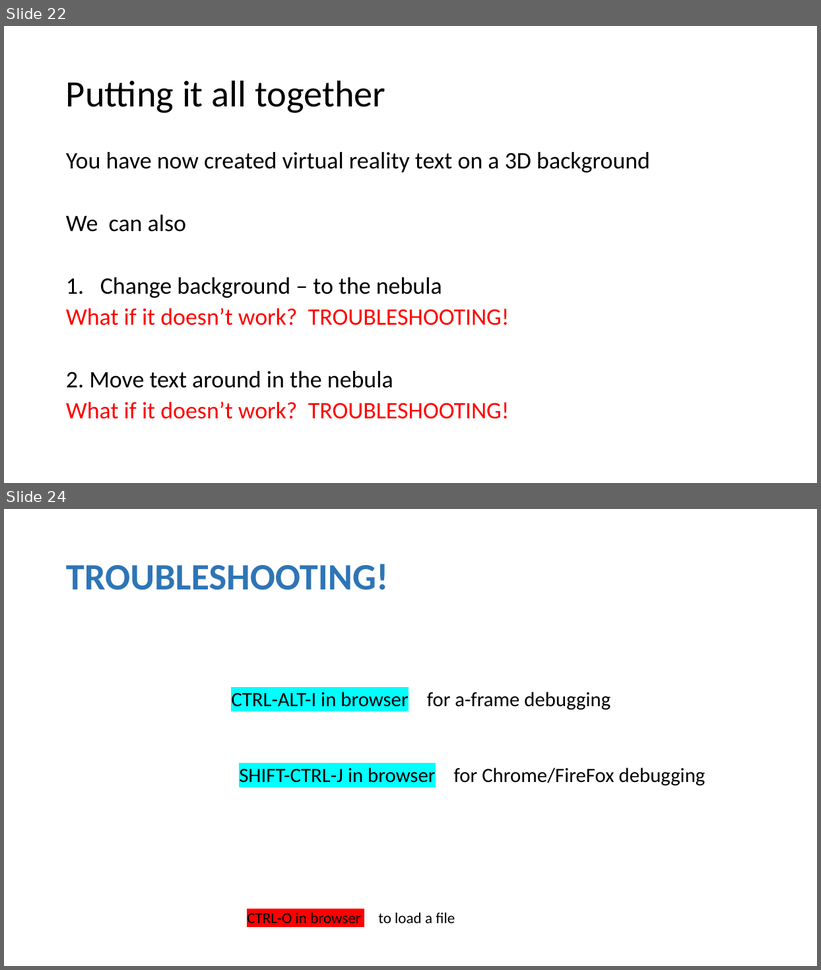
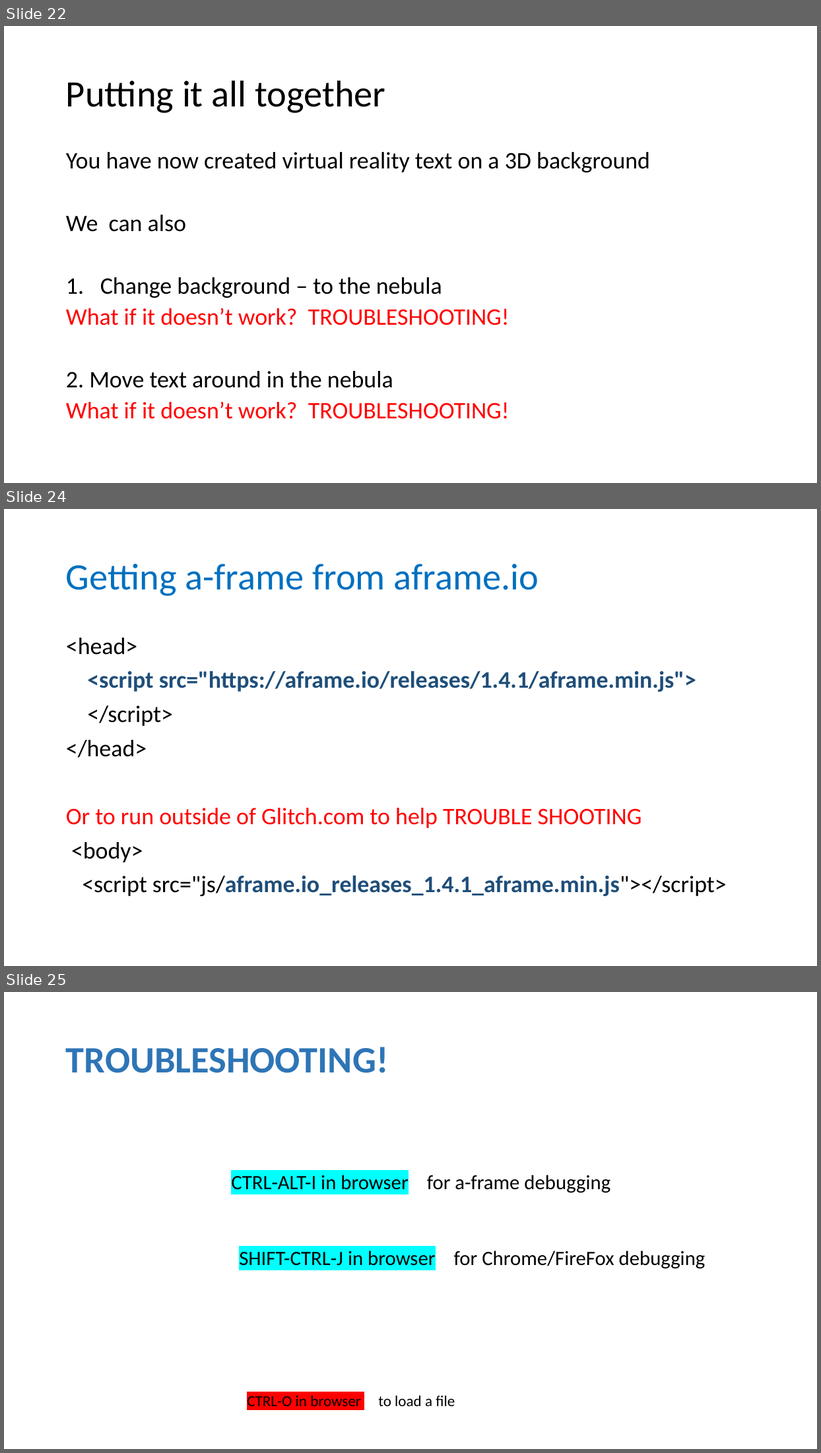
Before and after one commit to wonder-phil/AI-IoT-Workshop, a slide deck: p01/VR-A-Frame-introduction.pptx. Shown one above the other, each under a label of ours: slides 22 and 24 before the commit, slides 22, 24 and 25 after it; the slides between them are not shown. The pictures are 821x970 and 821x1453 pixels, drawn with LibreOffice and Linux fonts; fonts in the diff are those of the drawing. Boxes give left, top, right and bottom in pixels: in the first picture for what was removed or moved away, otherwise in the second. Text is boxed around its words. In the diff, an @@ line names an element or a change of style, - is before the commit and + after.

```diff
--- a/p01/VR-A-Frame-introduction.pptx
+++ b/p01/VR-A-Frame-introduction.pptx
@@ slide 24 added at (x1=4, y1=509, x2=817, y2=966), background #FFFFFF @@
@@ title added at (x1=66, y1=564, x2=539, y2=596), 44 pt, text #0070C0 @@
+Getting a-frame from aframe.io
@@ text added at (x1=66, y1=638, x2=727, y2=896), 28 pt, text #1F4E79 @@
+<head>
+<script src="https://aframe.io/releases/1.4.1/aframe.min.js">
+</script>
+</head>
+Or to run outside of Glitch.com to help TROUBLE SHOOTING
+<body>
+<script src="js/aframe.io_releases_1.4.1_aframe.min.js"></script>
@@ what was slide 24 is now slide 25 @@
```
Also in this commit, not shown: 1 slide changed, 4 other files.
